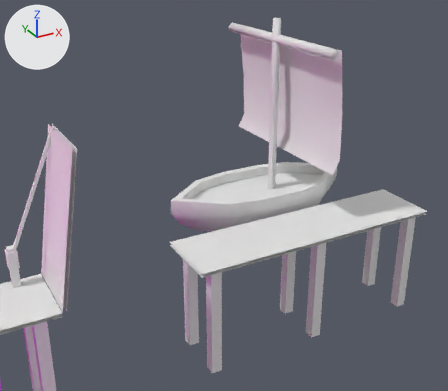
The glTF model Assets/Meshes/Levels/TutorialLevel/TutorialLevelNew.glb as it was, and as the next commit left it.
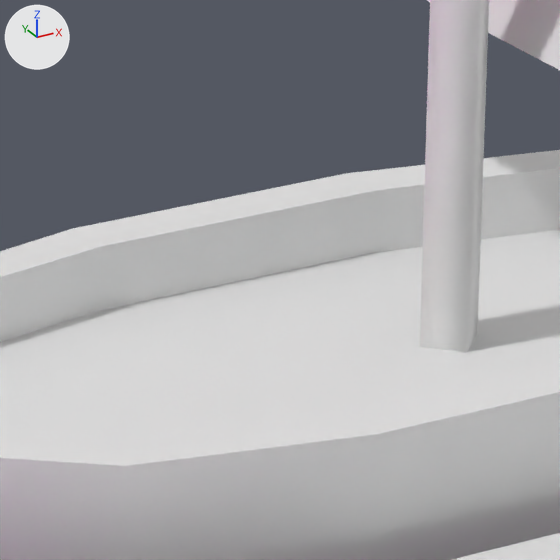
Old and new are each drawn from a 50 mm lens placed at (43.08, -53.07, 3.65), pointed at (50.54, -39.5, -3.14) and again close up on the part from 47% to 64% of the width and 36% to 55% of the height. Lighting does not change. The marker at upper left points along +X, +Y and +Z. The first two pictures are the older version. Where no turn or scale is listed for an object, it has been applied to the vertices. Vertices at exactly the same position are counted once.

The first close-up shows 'Boat', 'Pier.002'.
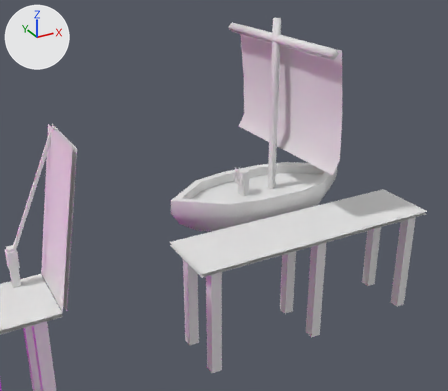
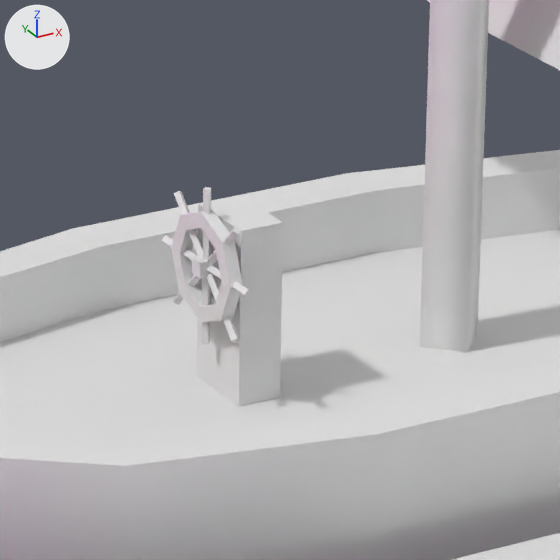
Edits to the scene script, one JSON object a line:
```json
{"block": "me_cube_004", "where": "# used by ob_boat; location = (51.603, -39.62, -3.887)"}
{"op": "remove", "block": "me_cube_004", "code": "me_cube_004.from_pydata(...)  # 106 vertices, 184 faces; spans x -2.69..2.69, y -2.35..2.3, z -0.06..5.34"}
{"op": "add", "block": "me_cube_004", "code": "me_cube_004.from_pydata(...)  # 186 vertices, 316 faces; spans x -2.69..2.69, y -2.35..2.3, z -0.06..5.34"}
{"block": "me_cube_004", "change": "me_cube_004 part 1: a new loose piece of 32 vertices spanning x -0.69..-0.64, y -0.21..0.21, z 1.03..1.46"}
{"block": "me_cube_004", "change": "me_cube_004 part 2"}
{"block": "me_cube_004", "change": "48 vertices are added at x -0.71..-0.44, y -0.3..0.3, z 0.57..1.54"}
{"block": "me_cube_004", "change": "68 new faces join them"}
```

Location of each change, [x1, y1, x2, y2] in pixels of the close-ups (560 x 560 px):
```json
{"part": 1, "of": "me_cube_004", "change": "added", "after": [171, 210, 243, 322]}
{"part": 2, "of": "me_cube_004", "change": "added", "after": [162, 187, 283, 407]}
```
